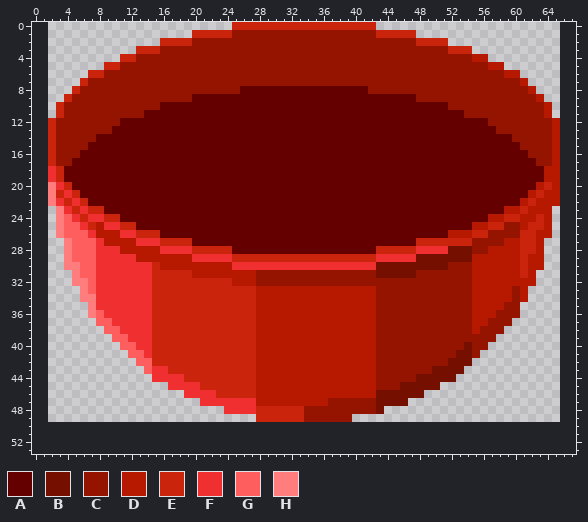
Sprite sheet: cook/bowl.png. Above: the version before the commit.
The file is 64x50 pixels. The old version is drawn lined up with the new one, on the new canvas.
Palette (. is transparent): A #640000  B #751000  C #941400  D #b61800  E #ca250c  F #f03030  G #ff5e5e  H #ff7d7d
Pixels before (only the part around the change), first column x 0:
 0 .........................EEEEEEEEEEEEEEEEEE.........................
 1 ....................EEEEECCCCCCCCCCCCCCCCCCEEEEE....................
 2 ................EEEECCCCCCCCCCCCCCCCCCCCCCCCCCCCEEEE................
 3 .............EEECCCCCCCCCCCCCCCCCCCCCCCCCCCCCCCCCCCCEEE.............
 4 ...........EECCCCCCCCCCCCCCCCCCCCCCCCCCCCCCCCCCCCCCCCCCDD...........
 5 .........EECCCCCCCCCCCCCCCCCCCCCCCCCCCCCCCCCCCCCCCCCCCCCCDD.........
 6 .......EECCCCCCCCCCCCCCCCCCCCCCCCCCCCCCCCCCCCCCCCCCCCCCCCCCDD.......
 7 ......ECCCCCCCCCCCCCCCCCCCCCCCCCCCCCCCCCCCCCCCCCCCCCCCCCCCCCCD......
 8 .....ECCCCCCCCCCCCCCCCCCCCAAAAAAAAAAAAAAAACCCCCCCCCCCCCCCCCCCCD.....
 9 ....ECCCCCCCCCCCCCCCAAAAAAAAAAAAAAAAAAAAAAAAAAAACCCCCCCCCCCCCCCD....
10 ...ECCCCCCCCCCCCAAAAAAAAAAAAAAAAAAAAAAAAAAAAAAAAAAAACCCCCCCCCCCCD...
11 ...ECCCCCCCCCCAAAAAAAAAAAAAAAAAAAAAAAAAAAAAAAAAAAAAAAACCCCCCCCCCD...
12 ..ECCCCCCCCAAAAAAAAAAAAAAAAAAAAAAAAAAAAAAAAAAAAAAAAAAAAAACCCCCCCCD..
13 ..ECCCCCCCAAAAAAAAAAAAAAAAAAAAAAAAAAAAAAAAAAAAAAAAAAAAAAAACCCCCCCD..
14 ..ECCCCCAAAAAAAAAAAAAAAAAAAAAAAAAAAAAAAAAAAAAAAAAAAAAAAAAAAACCCCCD..
15 ..ECCCCAAAAAAAAAAAAAAAAAAAAAAAAAAAAAAAAAAAAAAAAAAAAAAAAAAAAAACCCCD..
16 ..ECCCAAAAAAAAAAAAAAAAAAAAAAAAAAAAAAAAAAAAAAAAAAAAAAAAAAAAAAAACCCD..
17 ..ECCAAAAAAAAAAAAAAAAAAAAAAAAAAAAAAAAAAAAAAAAAAAAAAAAAAAAAAAAAACCD..
18 ..FEAAAAAAAAAAAAAAAAAAAAAAAAAAAAAAAAAAAAAAAAAAAAAAAAAAAAAAAAAAAADD..
19 ..FEAAAAAAAAAAAAAAAAAAAAAAAAAAAAAAAAAAAAAAAAAAAAAAAAAAAAAAAAAAAADD..
20 ..HFEAAAAAAAAAAAAAAAAAAAAAAAAAAAAAAAAAAAAAAAAAAAAAAAAAAAAAAAAAADED..
21 ..HEFEAAAAAAAAAAAAAAAAAAAAAAAAAAAAAAAAAAAAAAAAAAAAAAAAAAAAAAAADEDD..
22 ..HFEFEAAAAAAAAAAAAAAAAAAAAAAAAAAAAAAAAAAAAAAAAAAAAAAAAAAAAAADEDDD..
23 ...HFEFEEAAAAAAAAAAAAAAAAAAAAAAAAAAAAAAAAAAAAAAAAAAAAAAAAAADDEDDD...
24 ...HGFEFFEEAAAAAAAAAAAAAAAAAAAAAAAAAAAAAAAAAAAAAAAAAAAAAADDEEDDED...
25 ...HGGFEDFFEEAAAAAAAAAAAAAAAAAAAAAAAAAAAAAAAAAAAAAAAAAADDEECCDEED...
26 ...HGGGFDDDFFEEEAAAAAAAAAAAAAAAAAAAAAAAAAAAAAAAAAAAADDDEECCCCEEDD...
27 ....HGGGFDDDDFFFEEEEAAAAAAAAAAAAAAAAAAAAAAAAAAAAEEEEEEECCCCDDEED....
28 ....HGGGFFFDDDDDFFFFEEEEEAAAAAAAAAAAAAAAAAAEEEEEFFFFBBBCCDDDDEED....
29 ....HGGGFFFFFDDDDDDDFFFFFEEEEEEEEEEEEEEEEEEFFFFFBBBBBBBDDDDDDEDD....
30 ....HHGGFFFFFFFEDDDDDDDDDFFFFFFFFFFFFFFFFFFBBBBBBBBBCCCDDDDDDEDD....
31 .....HGGFFFFFFFEEEEEDDDDDDDDCCCCCCCCCCCCCCCBBBBBCCCCCCCDDDDDDED.....
32 .....HHGFFFFFFFEEEEEEEEEEDDDCCCCCCCCCCCCCCCCCCCCCCCCCCCDDDDDDDD.....
33 ......HGFFFFFFFEEEEEEEEEEEEEDDDDDDDDDDDDDDDCCCCCCCCCCCCDDDDDCD......
34 ......HHFFFFFFFEEEEEEEEEEEEEDDDDDDDDDDDDDDDCCCCCCCCCCCCDDDDDCD......
35 .......HFFFFFFFEEEEEEEEEEEEEDDDDDDDDDDDDDDDCCCCCCCCCCCCDDDDCC.......
36 .......HGFFFFFFEEEEEEEEEEEEEDDDDDDDDDDDDDDDCCCCCCCCCCCCDDDCCC.......
37 ........GGFFFFFEEEEEEEEEEEEEDDDDDDDDDDDDDDDCCCCCCCCCCCCDDCCC........
38 .........GGFFFFEEEEEEEEEEEEEDDDDDDDDDDDDDDDCCCCCCCCCCCCDCCC.........
39 ..........GGFFFEEEEEEEEEEEEEDDDDDDDDDDDDDDDCCCCCCCCCCCCCCC..........
40 ...........GGFFEEEEEEEEEEEEEDDDDDDDDDDDDDDDCCCCCCCCCCCBCC...........
41 ............GGFEEEEEEEEEEEEEDDDDDDDDDDDDDDDCCCCCCCCCCBBC............
42 .............GGEEEEEEEEEEEEEDDDDDDDDDDDDDDDCCCCCCCCCBBB.............
43 ..............GFFEEEEEEEEEEEDDDDDDDDDDDDDDDCCCCCCCBBBB..............
44 ...............FFFFEEEEEEEEEDDDDDDDDDDDDDDDCCCCCBBBBB...............
45 .................FFFFEEEEEEEDDDDDDDDDDDDDDDCCCBBBBB.................
46 ...................FFFFEEEEEDDDDDDDDDDDDDDDBBBBBB...................
47 .....................FFFFFFFDDDDDDDDDCCCCCCBBBB.....................
48 ........................FFFFEEEEEECCCCCCCCCB........................
49 ............................EEEEEECCCCCC............................
50 ....................................................................
51 ....................................................................
52 ....................................................................
53 ....................................................................
After the commit:
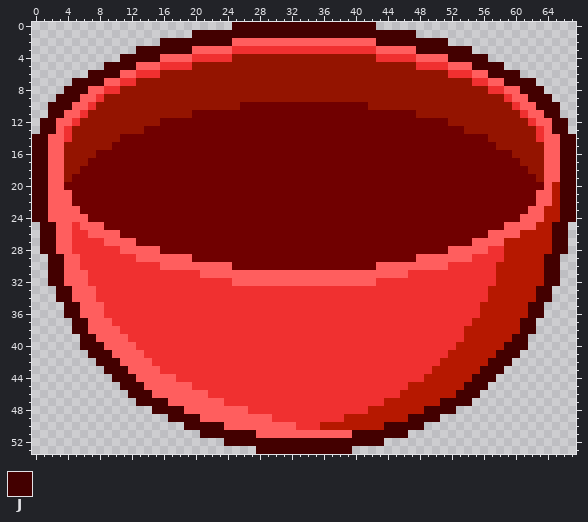
Colours new in this view: J #430000
From old to new:
canvas 64x50 -> 68x54, the old top-left corner now at 2,0
colour A: #640000 -> #700000
Changed rows in their new state; - is a pixel that keeps its letter.
first column x 0:
 0 -------------------------JJJJJJJJJJJJJJJJJJ-------------------------
 1 --------------------JJJJJJJJJJJJJJJJJJJJJJJJJJJJ--------------------
 2 ----------------JJJJJJJJJGGGGGGGGGGGGGGGGGGJJJJJJJJJ----------------
 3 -------------JJJJJJJGGGGGFFFFFFFFFFFFFFFFFFGGGGGJJJJJJJ-------------
 4 -----------JJJJJGGGGFFFFF------------------FFFFFGGGGJJJJJ-----------
 5 ---------JJJJGGGFFFF----------------------------FFFFGGGJJJJ---------
 6 -------JJJJGGFFF------------------------------------FFFGGJJJJ-------
 7 -----JJJJGGFF------------------------------------------FFGGJJJJ-----
 8 ----JJJGGFF---------------CCCCCCCCCCCCCCCC---------------FFGGJJJ----
 9 ---JJJGGF-----------CCCCCCCCCCCCCCCCCCCCCCCCCCCC-----------FGGJJJ---
10 --JJJGGF--------CCCCCCCCCC----------------CCCCCCCCCC--------FGGJJJ--
11 --JJGGF-------CCCCCC----------------------------CCCCCC-------FGGJJ--
12 -JJGGF-----CCCCC------------------------------------CCCCC-----FGGJJ-
13 -JJGF-----CCCC----------------------------------------CCCC-----FGJJ-
14 JJGGF---CCC----------------------------------------------CCC---FGGJJ
15 JJGG---CCC------------------------------------------------CCC---GGJJ
16 JJGG--CC----------------------------------------------------CC--GGJJ
17 JJGG-CC------------------------------------------------------CC-GGJJ
18 JJGGCC--------------------------------------------------------CCGGJJ
19 JJGGC----------------------------------------------------------CGGJJ
20 JJGGA----------------------------------------------------------AG-JJ
21 JJGGGA--------------------------------------------------------AGG-JJ
22 JJGGGAA------------------------------------------------------AAGG-JJ
23 JJGGGGAAA--------------------------------------------------AAAGG-DJJ
24 JJGG-GGAAAA----------------------------------------------AAAAGGG-DJJ
25 -JJG-FGGGAAAA------------------------------------------AAAAGGGGD-JJ-
26 -JJG-FFGGGGAAAAA------------------------------------AAAAAGGGGDD--JJ-
27 -JJGGFFF-GGGGAAAAAAA----------------------------AAAAAAAGGGG--DD-DJJ-
28 -JJGGFFF---GGGGGAAAAAAAAA------------------AAAAAAAAAGGGGGFF--DD-DJJ-
29 --JJG-FF-----GGGGGGGAAAAAAAAAAAAAAAAAAAAAAAAAAAAGGGGGGGFFFF--D--JJ--
30 --JJGGFF-------FGGGGGGGGGAAAAAAAAAAAAAAAAAAGGGGGGGGGFFFFFF---D--JJ--
31 --JJGG-F-------FFFFFFGGGGGGGGGGGGGGGGGGGGGGGGGGFFFFFFFFFFF---D-DJJ--
32 --JJGGGF-------FFFFFFFFFFGGGGGGGGGGGGGGGGGGFFFFFFFFFFFFFFF-----DJJ--
33 ---JJGG--------FFFFFFFFFFFFFFFFFFFFFFFFFFFFFFFFFFFFFFFFFF---D-DJJ---
34 ---JJGGG-------FFFFFFFFFFFFFFFFFFFFFFFFFFFFFFFFFFFFFFFFFF---D-DJJ---
35 ----JJGGG------FFFFFFFFFFFFFFFFFFFFFFFFFFFFFFFFFFFFFFFFF---DDDJJ----
36 ----JJGG-------FFFFFFFFFFFFFFFFFFFFFFFFFFFFFFFFFFFFFFFFF--DDDDJJ----
37 -----JJG-------FFFFFFFFFFFFFFFFFFFFFFFFFFFFFFFFFFFFFFFF--DDDDJJ-----
38 -----JJGG------FFFFFFFFFFFFFFFFFFFFFFFFFFFFFFFFFFFFFFFD-DDDDDJJ-----
39 ------JJGG-----FFFFFFFFFFFFFFFFFFFFFFFFFFFFFFFFFFFFFFFDDDDDDJJ------
40 ------JJJGG----FFFFFFFFFFFFFFFFFFFFFFFFFFFFFFFFFFFFFFDDDDDDJJJ------
41 -------JJJGG---FFFFFFFFFFFFFFFFFFFFFFFFFFFFFFFFFFFFFDDDDDDJJJ-------
42 --------JJJGG--FFFFFFFFFFFFFFFFFFFFFFFFFFFFFFFFFFFFDDDDDDJJJ--------
43 ---------JJJGG-G-FFFFFFFFFFFFFFFFFFFFFFFFFFFFFFFFFDDDDDDJJJ---------
44 ----------JJJGGGGG-FFFFFFFFFFFFFFFFFFFFFFFFFFFFFFDDDDDDJJJ----------
45 -----------JJJGGGGGG-FFFFFFFFFFFFFFFFFFFFFFFFFFDDDDDDDJJJ-----------
46 ------------JJJGGGGGGG-FFFFFFFFFFFFFFFFFFFFFFFDDDDDDDJJJ------------
47 -------------JJJJGGGGGGG----FFFFFFFFFFFFFFFFDDDDDDDJJJJ-------------
48 ---------------JJJJGGGGGGGG-FFFFFFFFFFFFFFDDDDDDDJJJJ---------------
49 -----------------JJJJGGGGGGGGGFFFFFFFFFDDDDDDDDJJJJ-----------------
50 -------------------JJJJJGGGGGGGGGFFFDDDDDDDDJJJJJ-------------------
51 ---------------------JJJJJJJGGGGGGGGGGGGJJJJJJJ---------------------
52 ------------------------JJJJJJJJJJJJJJJJJJJJ------------------------
53 ----------------------------JJJJJJJJJJJJ----------------------------
Pixel boxes of the changes (left, top, right, bottom) in both pictures:
changed: (32, 22, 576, 454)
